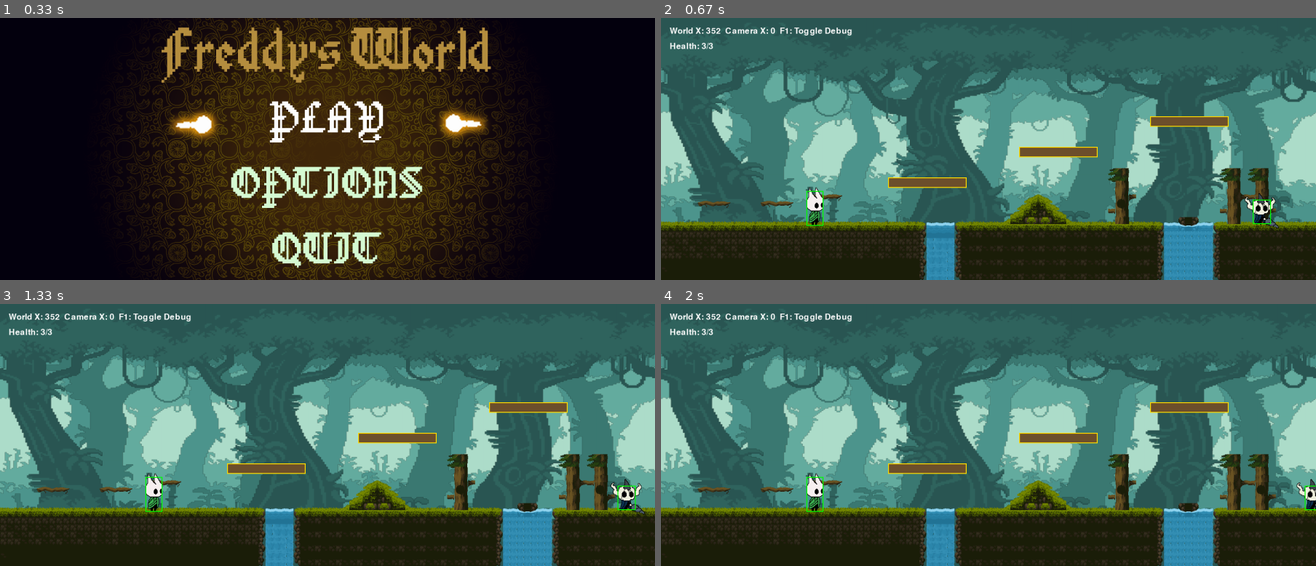
Above: before the commit, frames 1-4 (two rows, left to right).
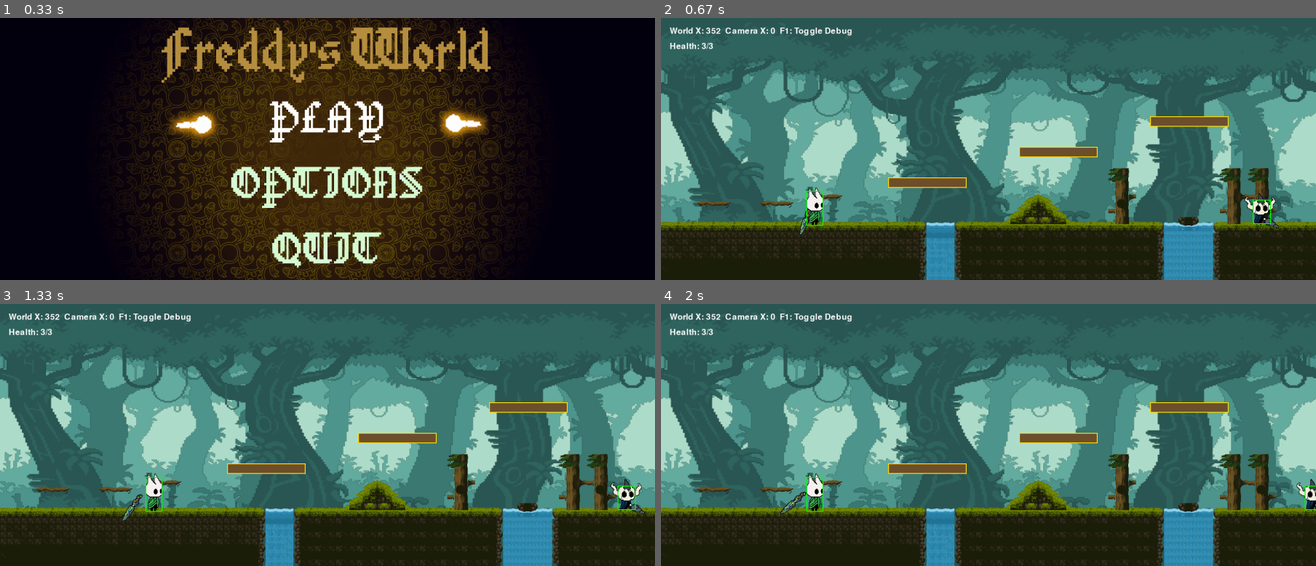
Above: after the commit, the same moments.

Repository: PythonSun22/2d-side-scroller-pygame
Game: pygame game, started from main.py
Same seed, same stepped clock (60 frames per second), same inputs: the game is played once before the commit and once after it.
Inputs (mouse positions are in pixels of both pictures, inside the frame that each line leads up to):
- Up to frame 1 (0.33 s): no input
- Up to frame 2 (0.67 s): press the mouse at (988, 128) at 0.37 s; move the mouse to (1014, 107) at 0.47 s; release the mouse at (1047, 86) at 0.6 s
- Up to frame 3 (1.33 s): press the mouse at (327, 414) at 0.7 s; move the mouse to (301, 419) at 0.8 s; release the mouse at (275, 424) at 0.93 s; press the mouse at (327, 414) at 1.03 s; move the mouse to (419, 432) at 1.13 s; release the mouse at (517, 455) at 1.27 s
- Up to frame 4 (2 s): right-click (1237, 534) at 1.38 s; click (1158, 476) at 1.72 s

Frame 1 is identical in both runs. In frame 2, less than 0.1% of the frame differs, in the area x 21-23%, y 72-84%; in frame 3, 0.1%; in frame 4, 0.1%, in the area x 18-23%, y 71-81%.

Commit message:
Implement directional charged sword animation system

Diff:
--- /dev/null
+++ b/game/weapons/sword.py
@@ -0,0 +1,498 @@
+from __future__ import annotations
+
+from enum import Enum, auto
+
+import pygame
+
+from game.assets import assets
+
+
+class SwordState(Enum):
+    SHEATHED = auto()
+    DRAWING = auto()
+    CHARGING = auto()
+    DOWN_SLASH = auto()
+    COMBO_WINDOW = auto()
+    UP_SLASH = auto()
+    RETURNING = auto()
+
+
+class AttackSide(Enum):
+    LEFT = -1
+    RIGHT = 1
+
+
+class Sword:
+    """
+    Freddy's magically controlled sword.
+
+    Combat behavior is intentionally separated from damage for now.
+    This class currently owns only input state, timing, animation, and
+    presentation.
+    """
+
+    IMAGE_PATH = "weapons/sword1.png"
+
+    WIDTH = 15
+    HEIGHT = 77
+
+    # Timing
+    DRAW_DURATION = 0.14
+    MAX_CHARGE_DURATION = 1.0
+
+    DOWN_SLASH_DURATION = 0.18
+    COMBO_WINDOW_DURATION = 0.24
+    UP_SLASH_DURATION = 0.16
+
+    RETURN_DURATION = 0.16
+
+    # Sheathed presentation
+    SHEATH_X_OFFSET = -20
+    SHEATH_Y_OFFSET = -20
+
+    # Sheathed pose: blade points downward behind Freddy.
+    SHEATH_ANGLE_RIGHT = 160
+    SHEATH_ANGLE_LEFT = -160
+
+    # Ready / charged position
+    READY_X_OFFSET = 50
+    READY_Y_OFFSET = -105
+
+    # Charged / ready pose: blade points up and away.
+    READY_ANGLE_RIGHT = -35
+    READY_ANGLE_LEFT = 35
+
+    # End of downward power stroke.
+    DOWN_END_ANGLE_RIGHT = -145
+    DOWN_END_ANGLE_LEFT = 145
+
+
+    # Low position at end of downward slash.
+    DOWN_END_X_OFFSET = 50
+    DOWN_END_Y_OFFSET = -15
+
+    def __init__(self) -> None:
+        image = assets.load_image(
+            self.IMAGE_PATH,
+            alpha=True,
+        )
+
+        self.base_image = pygame.transform.scale(
+            image,
+            (self.WIDTH, self.HEIGHT),
+        )
+
+        self.state = SwordState.SHEATHED
+        self.attack_side = AttackSide.RIGHT
+
+        self.state_elapsed = 0.0
+        self.charge_elapsed = 0.0
+
+        # True while the mouse button that began the charge is held.
+        self.attack_button_held = False
+
+    # ------------------------------------------------------------------
+    # Input
+    # ------------------------------------------------------------------
+
+    def handle_mouse_down(self, button: int) -> None:
+        side = self._side_from_button(button)
+
+        if side is None:
+            return
+
+        if self.state == SwordState.SHEATHED:
+            self.attack_side = side
+            self.attack_button_held = True
+            self._change_state(SwordState.DRAWING)
+            return
+
+        if self.state == SwordState.COMBO_WINDOW:
+            # For now, require the same side/button used for the power stroke.
+            if side == self.attack_side:
+                self._change_state(SwordState.UP_SLASH)
+
+    def handle_mouse_up(self, button: int) -> None:
+        side = self._side_from_button(button)
+
+        if side is None:
+            return
+
+        if side != self.attack_side:
+            return
+
+        self.attack_button_held = False
+
+        # Releasing while still drawing should cause the attack as soon as
+        # the draw motion finishes.
+        if self.state == SwordState.CHARGING:
+            self._change_state(SwordState.DOWN_SLASH)
+
+    @staticmethod
+    def _side_from_button(button: int) -> AttackSide | None:
+        if button == 1:
+            return AttackSide.LEFT
+
+        if button == 3:
+            return AttackSide.RIGHT
+
+        return None
+
+    # ------------------------------------------------------------------
+    # State machine
+    # ------------------------------------------------------------------
+
+    def _change_state(self, new_state: SwordState) -> None:
+        self.state = new_state
+        self.state_elapsed = 0.0
+
+        if new_state == SwordState.DRAWING:
+            self.charge_elapsed = 0.0
+
+        elif new_state == SwordState.SHEATHED:
+            self.charge_elapsed = 0.0
+            self.attack_button_held = False
+
+    def update(self, delta_time: float) -> None:
+        self.state_elapsed += delta_time
+
+        if self.state == SwordState.SHEATHED:
+            return
+
+        if self.state == SwordState.DRAWING:
+            if self.state_elapsed >= self.DRAW_DURATION:
+                if self.attack_button_held:
+                    self._change_state(SwordState.CHARGING)
+                else:
+                    self._change_state(SwordState.DOWN_SLASH)
+
+            return
+
+        if self.state == SwordState.CHARGING:
+            self.charge_elapsed = min(
+                self.charge_elapsed + delta_time,
+                self.MAX_CHARGE_DURATION,
+            )
+
+            return
+
+        if self.state == SwordState.DOWN_SLASH:
+            if self.state_elapsed >= self.DOWN_SLASH_DURATION:
+                self._change_state(SwordState.COMBO_WINDOW)
+
+            return
+
+        if self.state == SwordState.COMBO_WINDOW:
+            if self.state_elapsed >= self.COMBO_WINDOW_DURATION:
+                self._change_state(SwordState.RETURNING)
+
+            return
+
+        if self.state == SwordState.UP_SLASH:
+            if self.state_elapsed >= self.UP_SLASH_DURATION:
+                self._change_state(SwordState.RETURNING)
+
+            return
+
+        if self.state == SwordState.RETURNING:
+            if self.state_elapsed >= self.RETURN_DURATION:
+                self._change_state(SwordState.SHEATHED)
+
+    # ------------------------------------------------------------------
+    # Useful combat data for later
+    # ------------------------------------------------------------------
+
+    @property
+    def charge_ratio(self) -> float:
+        return min(
+            1.0,
+            self.charge_elapsed / self.MAX_CHARGE_DURATION,
+        )
+
+    # ------------------------------------------------------------------
+    # Rendering
+    # ------------------------------------------------------------------
+
+    def render_behind_player(
+        self,
+        screen: pygame.Surface,
+        player,
+        camera_x: float,
+        alpha: float,
+    ) -> None:
+        if self.state in (
+            SwordState.DOWN_SLASH,
+            SwordState.UP_SLASH,
+        ):
+            return
+
+        player_x, player_y = (
+            player.get_interpolated_feet_position(alpha)
+        )
+
+        if self.state == SwordState.SHEATHED:
+            if player.facing_right:
+                side = 1
+                angle = self.SHEATH_ANGLE_RIGHT
+            else:
+                side = -1
+                angle = self.SHEATH_ANGLE_LEFT
+
+            sword_x = (
+                player_x
+                - camera_x
+                + self.SHEATH_X_OFFSET * side
+            )
+
+            sword_y = (
+                player_y
+                + self.SHEATH_Y_OFFSET
+            )
+
+        else:
+            offset_x, offset_y, angle = (
+                self._get_active_transform()
+            )
+
+            sword_x = (
+                player_x
+                - camera_x
+                + offset_x
+            )
+
+            sword_y = (
+                player_y
+                + offset_y
+            )
+
+        self._draw_sword(
+            screen,
+            sword_x,
+            sword_y,
+            angle,
+        )
+
+    def render_active(
+        self,
+        screen: pygame.Surface,
+        player,
+        camera_x: float,
+        alpha: float,
+    ) -> None:
+        if self.state not in (
+            SwordState.DOWN_SLASH,
+            SwordState.UP_SLASH,
+        ):
+            return
+
+        player_x, player_y = (
+            player.get_interpolated_feet_position(alpha)
+        )
+
+        offset_x, offset_y, angle = (
+            self._get_active_transform()
+        )
+
+        self._draw_sword(
+            screen,
+            player_x - camera_x + offset_x,
+            player_y + offset_y,
+            angle,
+        )
+
+    def _get_active_transform(
+        self,
+    ) -> tuple[float, float, float]:
+        side = self._side_multiplier()
+
+        ready_x = self.READY_X_OFFSET * side
+        ready_y = self.READY_Y_OFFSET
+        ready_angle = self._ready_angle()
+
+        down_x = self.DOWN_END_X_OFFSET * side
+        down_y = self.DOWN_END_Y_OFFSET
+        down_angle = self._down_angle()
+
+        if self.state == SwordState.DRAWING:
+            progress = self._normalized_progress(
+                self.DRAW_DURATION
+            )
+
+            sheath_x = self.SHEATH_X_OFFSET * side
+            sheath_y = self.SHEATH_Y_OFFSET
+
+            sheath_angle = (
+                self.SHEATH_ANGLE_RIGHT
+                if side > 0
+                else self.SHEATH_ANGLE_LEFT
+            )
+
+            return (
+                self._lerp(sheath_x, ready_x, progress),
+                self._lerp(sheath_y, ready_y, progress),
+                self._lerp_angle(
+                    sheath_angle,
+                    ready_angle,
+                    progress,
+                ),
+            )
+
+        if self.state == SwordState.CHARGING:
+            return (
+                ready_x,
+                ready_y,
+                ready_angle,
+            )
+
+        if self.state == SwordState.DOWN_SLASH:
+            progress = self._ease_out(
+                self._normalized_progress(
+                    self.DOWN_SLASH_DURATION
+                )
+            )
+
+            return (
+                self._lerp(ready_x, down_x, progress),
+                self._lerp(ready_y, down_y, progress),
+                self._lerp_angle(
+                    ready_angle,
+                    down_angle,
+                    progress,
+                ),
+            )
+
+        if self.state == SwordState.COMBO_WINDOW:
+            return (
+                down_x,
+                down_y,
+                down_angle,
+            )
+
+        if self.state == SwordState.UP_SLASH:
+            progress = self._ease_out(
+                self._normalized_progress(
+                    self.UP_SLASH_DURATION
+                )
+            )
+
+            return (
+                self._lerp(down_x, ready_x, progress),
+                self._lerp(down_y, ready_y, progress),
+                self._lerp_angle(
+                    down_angle,
+                    ready_angle,
+                    progress,
+                ),
+            )
+
+        if self.state == SwordState.RETURNING:
+            progress = self._normalized_progress(
+                self.RETURN_DURATION
+            )
+
+            sheath_x = self.SHEATH_X_OFFSET * side
+            sheath_y = self.SHEATH_Y_OFFSET
+
+            sheath_angle = (
+                self.SHEATH_ANGLE_RIGHT
+                if side > 0
+                else self.SHEATH_ANGLE_LEFT
+            )
+
+            return (
+                self._lerp(ready_x, sheath_x, progress),
+                self._lerp(ready_y, sheath_y, progress),
+                self._lerp_angle(
+                    ready_angle,
+                    sheath_angle,
+                    progress,
+                ),
+            )
+
+        return (
+            ready_x,
+            ready_y,
+            ready_angle,
+        )
+
+    def _draw_sword(
+        self,
+        screen: pygame.Surface,
+        x: float,
+        y: float,
+        angle: float,
+    ) -> None:
+        rotated_image = pygame.transform.rotate(
+            self.base_image,
+            angle,
+        )
+
+        rect = rotated_image.get_rect(
+            center=(
+                round(x),
+                round(y),
+            )
+        )
+
+        screen.blit(
+            rotated_image,
+            rect,
+        )
+
+    # ------------------------------------------------------------------
+    # Math helpers
+    # ------------------------------------------------------------------
+
+    def _side_multiplier(self) -> int:
+        return self.attack_side.value
+
+    def _ready_angle(self) -> float:
+        if self.attack_side == AttackSide.RIGHT:
+            return self.READY_ANGLE_RIGHT
+
+        return self.READY_ANGLE_LEFT
+
+
+    def _down_angle(self) -> float:
+        if self.attack_side == AttackSide.RIGHT:
+            return self.DOWN_END_ANGLE_RIGHT
+
+        return self.DOWN_END_ANGLE_LEFT
+
+    def _normalized_progress(
+        self,
+        duration: float,
+    ) -> float:
+        if duration <= 0.0:
+            return 1.0
+
+        return min(
+            1.0,
+            self.state_elapsed / duration,
+        )
+
+    @staticmethod
+    def _lerp(
+        start: float,
+        end: float,
+        progress: float,
+    ) -> float:
+        return start + (end - start) * progress
+
+    @staticmethod
+    def _lerp_angle(
+        start: float,
+        end: float,
+        progress: float,
+    ) -> float:
+        return start + (end - start) * progress
+
+    @staticmethod
+    def _ease_out(progress: float) -> float:
+        """
+        Quick initial motion that settles toward the end.
+
+        This should make the magical sword stroke feel more forceful than
+        perfectly linear movement.
+        """
+        return 1.0 - (1.0 - progress) ** 2
--- a/game/world.py
+++ b/game/world.py
@@ -8,6 +8,7 @@
 from game.world_background import WorldBackground
 from game.mob import Mob
 from game.player_tuning import PlayerTuning
+from game.weapons.sword import Sword
 
 
 class World:
@@ -41,6 +42,7 @@
             world_width=self.world_width,
             ground_y=self.GROUND_COLLISION_Y,
         )
+        self.sword = Sword()
 
         self.mobs = self._create_mobs()
 
@@ -95,6 +97,16 @@
         """
         self.player.handle_event(event)
 
+        if event.type == pygame.MOUSEBUTTONDOWN:
+            self.sword.handle_mouse_down(
+                event.button
+            )
+
+        elif event.type == pygame.MOUSEBUTTONUP:
+            self.sword.handle_mouse_up(
+                event.button
+            )
+
         if event.type == pygame.KEYDOWN:
             if event.key == pygame.K_F1:
                 self.show_debug = not self.show_debug
@@ -110,6 +122,7 @@
             delta_time,
             self.platforms,
         )
+        self.sword.update(delta_time)
 
         for mob in self.mobs:
             mob.update(delta_time, self.player)
@@ -145,11 +158,26 @@
                 alpha,
             )
 
+        self.sword.render_behind_player(
+            screen,
+            self.player,
+            camera_x,
+            alpha,
+        )
+
         self.player.render(
             screen,
             camera_x,
             alpha,
         )
+
+        self.sword.render_active(
+            screen,
+            self.player,
+            camera_x,
+            alpha,
+        )
+
 
         self._render_hud(screen)
 
Binary file added: assets/apple.png
Binary file added: assets/fireball.png
Binary file added: assets/firework0.png
Binary file added: assets/firework1.png
Binary file added: assets/firework2.png
Binary file added: assets/weapons/sword1.png
Binary file added: assets/weapons/sword2.png
Empty file added: game/weapons/__init__.py
